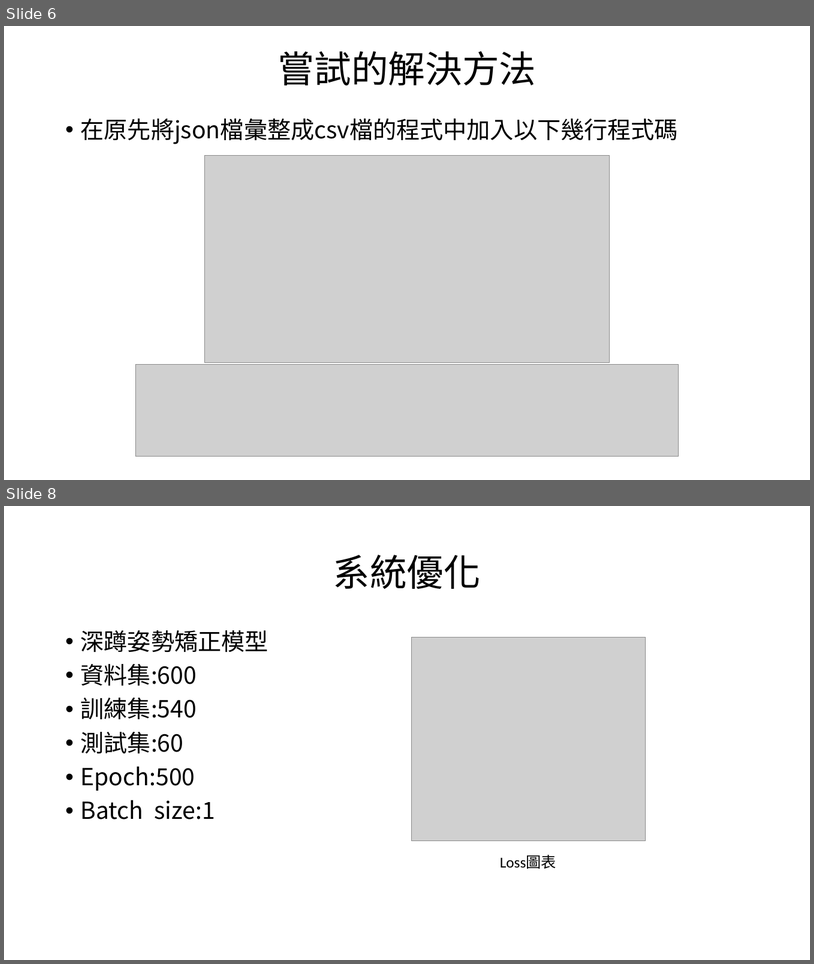
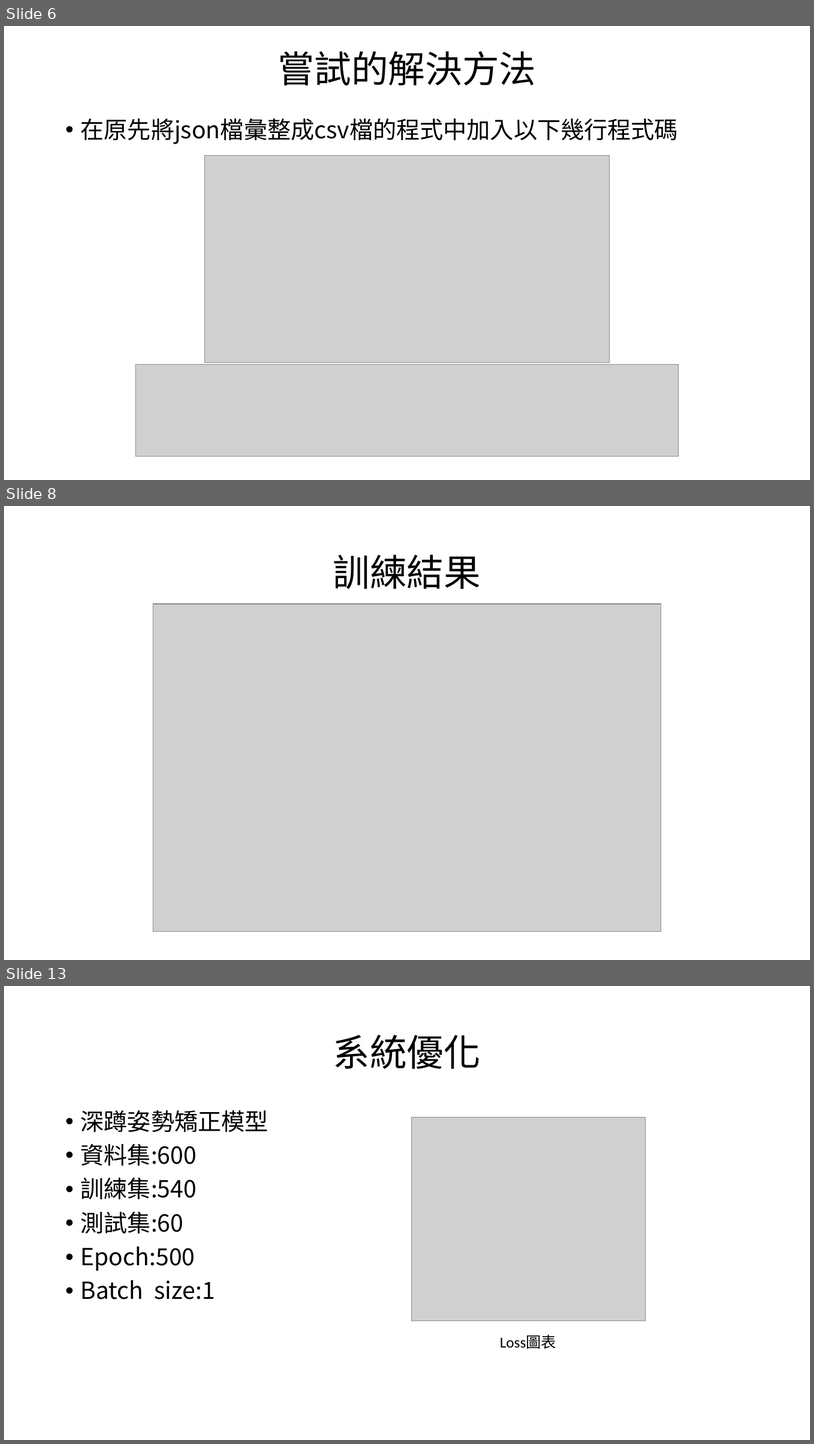
Before and after one commit to mizulun/seatpose-system, a slide deck: week6進度報告.pptx. Shown one above the other, each under a label of ours: slides 6 and 8 before the commit, slides 6, 8 and 13 after it; the slides between them are not shown. The pictures are 814x964 and 814x1444 pixels, drawn with LibreOffice and Linux fonts; fonts in the diff are those of the drawing; grey boxes stand for pictures. Boxes give left, top, right and bottom in pixels: in the first picture for what was removed or moved away, otherwise in the second. Text is boxed around its words. In the diff, an @@ line names an element or a change of style, - is before the commit and + after.

```diff
--- a/week6進度報告.pptx
+++ b/week6進度報告.pptx
@@ slide 8 added at [4,506,810,960], background #FFFFFF @@
@@ title added at [333,555,481,589], 44 pt, text #000000 @@
+訓練結果
@@ picture added at [153,604,662,931] @@
@@ what was slide 8 is now slide 13 @@
```
Also in this commit, not shown: 2 slides changed, 5 other slides added, 1 slide removed.
